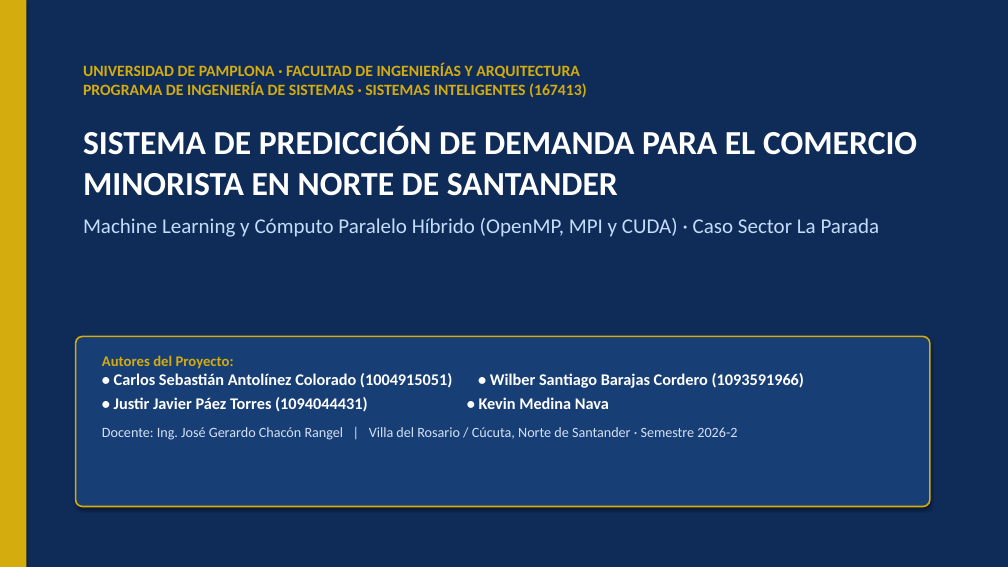
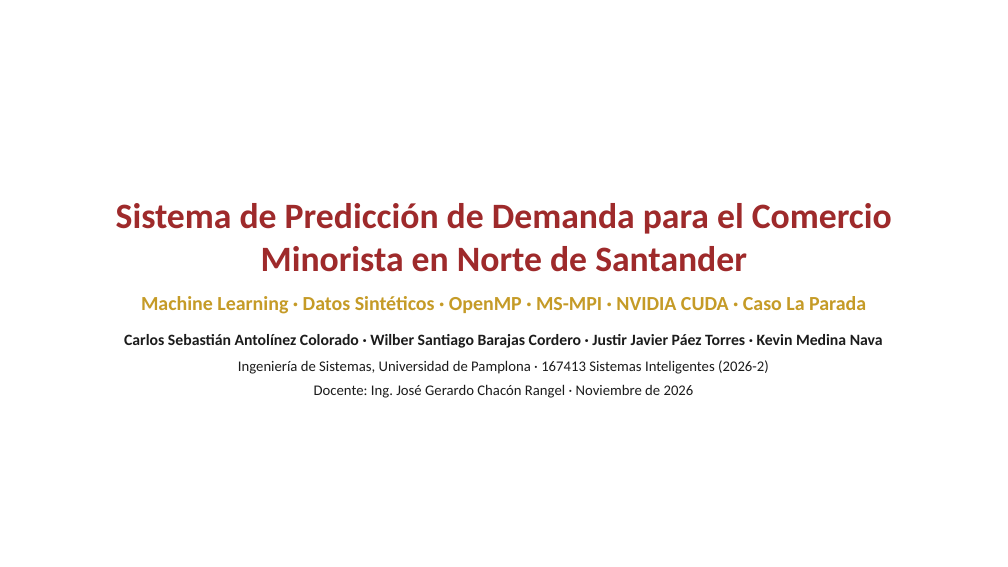
Before and after one commit to The1Poi/demanda-la-parada, a slide deck: slide 1 of entregables_defensa/02_Presentacion_Defensa/Presentacion_Defensa_Demanda_La_Parada.pptx. Drawn at 1008x567 pixels with LibreOffice and Linux fonts; fonts in the diff are those of the drawing; background and template pictures are left out. Boxes give left, top, right and bottom in pixels: in the first picture for what was removed or moved away, otherwise in the second. Text is boxed around its words. In the diff, an @@ line names an element or a change of style, - is before the commit and + after.

```diff
--- a/entregables_defensa/02_Presentacion_Defensa/Presentacion_Defensa_Demanda_La_Parada.pptx
+++ b/entregables_defensa/02_Presentacion_Defensa/Presentacion_Defensa_Demanda_La_Parada.pptx
@@ rectangle removed at box(0, 0, 1008, 567) @@
@@ rectangle removed at box(0, 0, 26, 567) @@
@@ text at box(116, 203, 892, 398): text changed; size 15 to 14 pt; text colour #D4AC0D to #1C1C1C @@
-UNIVERSIDAD DE PAMPLONA · FACULTAD DE INGENIERÍAS Y ARQUITECTURA
-PROGRAMA DE INGENIERÍA DE SISTEMAS · SISTEMAS INTELIGENTES (167413)
-SISTEMA DE PREDICCIÓN DE DEMANDA PARA EL COMERCIO MINORISTA EN NORTE DE SANTANDER
-Machine Learning y Cómputo Paralelo Híbrido (OpenMP, MPI y CUDA) · Caso Sector La Parada
+Sistema de Predicción de Demanda para el Comercio Minorista en Norte de Santander
+Machine Learning · Datos Sintéticos · OpenMP · MS-MPI · NVIDIA CUDA · Caso La Parada
+Carlos Sebastián Antolínez Colorado · Wilber Santiago Barajas Cordero · Justir Javier Páez Torres · Kevin Medina Nava
+Ingeniería de Sistemas, Universidad de Pamplona · 167413 Sistemas Inteligentes (2026-2)
+Docente: Ing. José Gerardo Chacón Rangel · Noviembre de 2026
@@ rounded rectangle removed at box(76, 337, 930, 507) @@
@@ text removed at box(102, 355, 804, 440) @@
-Autores del Proyecto:
-• Carlos Sebastián Antolínez Colorado (1004915051) • Wilber Santiago Barajas Cordero (1093591966)
-• Justir Javier Páez Torres (1094044431) • Kevin Medina Nava
-Docente: Ing. José Gerardo Chacón Rangel | Villa del Rosario / Cúcuta, Norte de Santander · Semestre 2026-2
```
Also in this commit, not shown: 5 other slides changed, 9 slides added, 8 slides removed, 6 other files.
